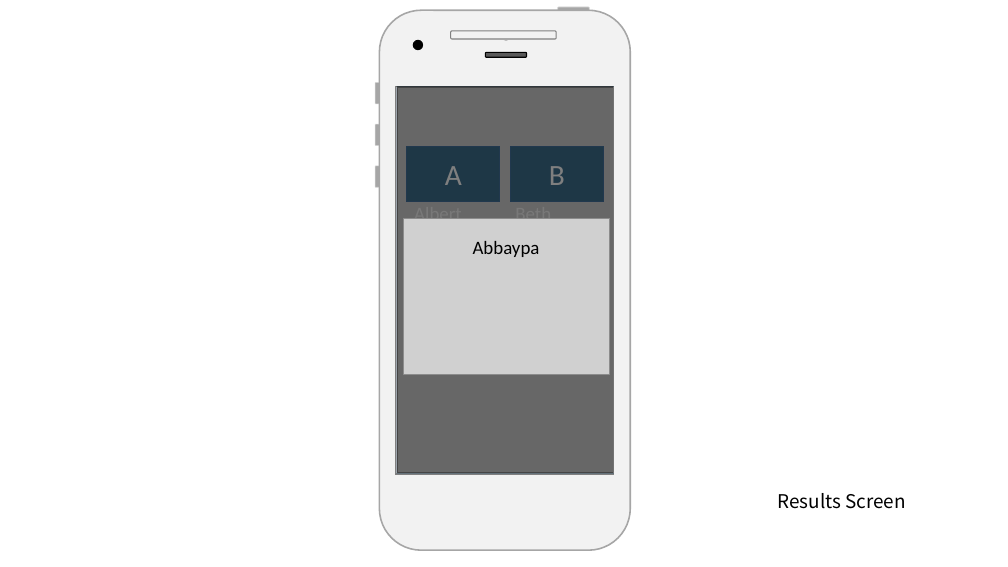
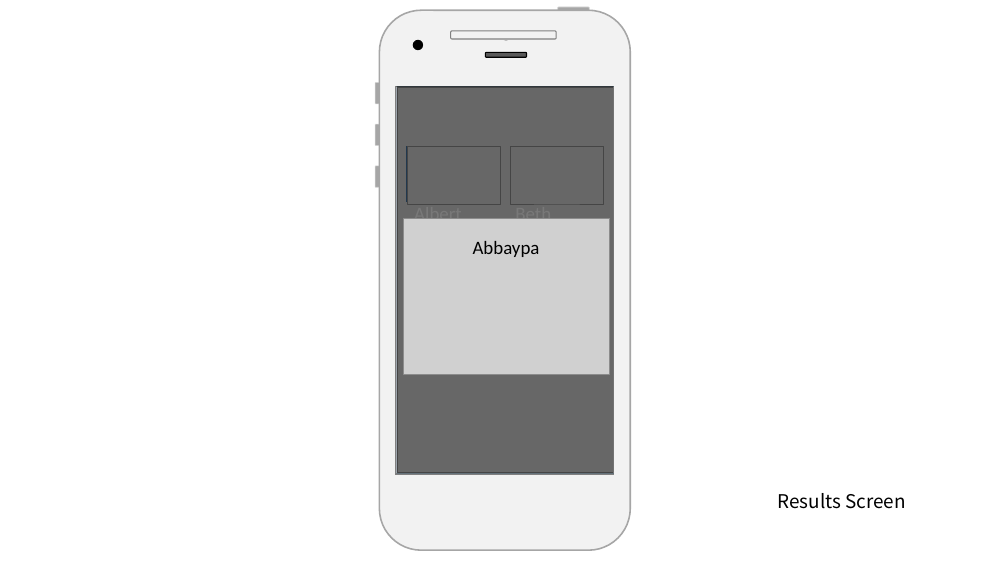
Before and after one commit to brooklyn2016/team-19, a slide deck: slide 16 of presentation-Final Edit.pptx (slide 14 before the commit). Drawn at 1008x567 pixels with LibreOffice and Linux fonts; fonts in the diff are those of the drawing; grey boxes stand for pictures. Boxes give left, top, right and bottom in pixels: in the first picture for what was removed or moved away, otherwise in the second. Text is boxed around its words. In the diff, an @@ line names an element or a change of style, - is before the commit and + after.

```diff
--- a/presentation-Final Edit.pptx
+++ b/presentation-Final Edit.pptx
@@ picture added at box(408, 146, 501, 204) @@
@@ picture added at box(510, 147, 604, 204) @@
@@ text in rectangle at box(445, 166, 462, 185): text removed @@
-A
@@ text in rectangle at box(549, 166, 565, 185): text removed @@
-B
```
Also in this commit, not shown: 10 other slides changed, 3 slides added.
